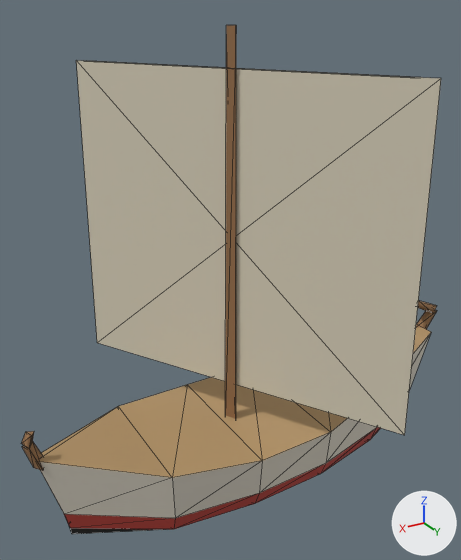
An edit to the glTF model public/harbour/kit/hull_usd_coaster_small_lod.glb, drawn before and after from the same camera.
Camera for both pictures: a 50 mm camera at (6.83, 10.14, 9.56) aimed at (0.5, -0.42, 4.29). Arrows for +X, +Y and +Z are at lower right; the lights stay in place. The picture after the commit comes second. Mesh edges are drawn as thin lines. Where no turn or scale is listed for an object, it has been applied to the vertices. Vertices at exactly the same position are counted once.

Script lines for the objects in view, before the commit:
```python
me_lod = bpy.data.meshes.new('lod')
me_lod.from_pydata(...)  # 86 vertices, 129 faces; spans x -5.33..5.33, y -3.24..3.24, z -5.57..4.48
me_lod.materials.append(mat_hb_opaque)
ob_lod = bpy.data.objects.new('lod', me_lod)
ob_lod.location = (-0.15, 0.0, 4.77)
```
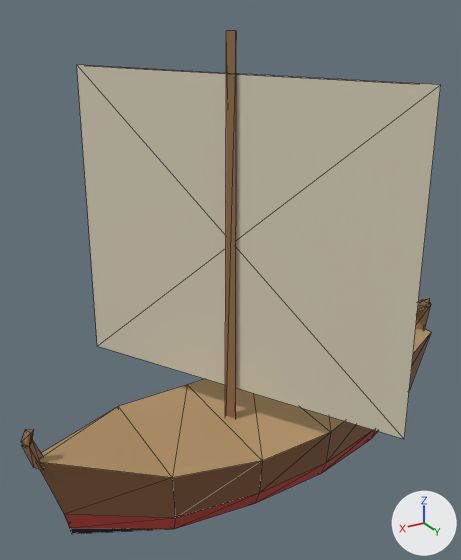
Where the newer file only moved an object's origin or applied its transform, the numbers keep the older frame.

Pixel boxes (x1, y1, x2, y2) of what changed, in the pictures (461 x 560 px; the box of a moved part takes in the faces that stretch with it):
```json
{"object": "lod", "change": "reshaped", "before": [21, 25, 441, 534], "after": [21, 31, 440, 534]}
{"part": 1, "of": "me_lod", "change": "moved or reshaped", "before": [416, 309, 437, 329], "after": [416, 302, 431, 330]}
{"part": 2, "of": "me_lod", "change": "moved or reshaped", "before": [225, 25, 236, 419], "after": [225, 31, 236, 419]}
{"part": 3, "of": "me_lod", "change": "moved or reshaped", "before": [76, 60, 441, 435], "after": [77, 65, 440, 439]}
{"part": 4, "of": "me_lod", "change": "moved or reshaped", "before": [418, 301, 437, 313], "after": [417, 298, 430, 311]}
{"part": 5, "of": "me_lod", "change": "recoloured", "before": [40, 333, 431, 518], "after": [40, 333, 431, 518], "on screen": "pale yellow to brown"}
```

Edits to the scene script, one JSON object a line:
```json
{"block": "me_lod", "where": "# used by ob_lod; location = (-0.15, 0.0, 4.77)"}
{"op": "remove", "block": "me_lod", "code": "me_lod.from_pydata(...)  # 86 vertices, 129 faces; spans x -5.33..5.33, y -3.24..3.24, z -5.57..4.48"}
{"op": "add", "block": "me_lod", "code": "me_lod.from_pydata(...)  # 86 vertices, 130 faces; spans x -5.09..5.33, y -3.24..3.24, z -5.57..4.39"}
{"block": "me_lod", "change": "me_lod part 1: the loose piece of 6 vertices spanning x -5.33..-4.63, y -0.08..0.17, z -3.14..-2.37 is turned 24.7 degrees about the y axis through its middle and scaled by 1.15, then moved by (0.13, 0.01, 0.13)"}
{"block": "me_lod", "change": "me_lod part 2: the loose piece of 6 vertices spanning x 0.71..0.99, y -0.08..0.16, z -3.97..4.48 is moved by (0.0, 0.0, -0.09)"}
{"block": "me_lod", "change": "me_lod part 3: the loose piece of 4 vertices spanning x -1.02..2.72, y -3.24..3.24, z -2.72..3.78 is moved by (0.0, 0.0, -0.09)"}
{"block": "me_lod", "change": "me_lod part 4"}
{"op": "set", "path": "me_lod.vertices[59].co", "old": "(-5.24, -0.14, -2.44)", "new": "(-4.97, -0.15, -2.18)", "note": "not seen -> pixel (422, 299)"}
{"op": "set", "path": "me_lod.vertices[60].co", "old": "(-5.19, 0.07, -2.55)", "new": "(-4.98, 0.08, -2.31)"}
{"op": "set", "path": "me_lod.vertices[61].co", "old": "(-4.5, 0.05, -2.18)", "new": "(-4.47, 0.06, -2.3)"}
{"op": "set", "path": "me_lod.vertices[62].co", "old": "(-4.54, -0.1, -2.1)", "new": "(-4.46, -0.11, -2.21)"}
{"op": "set", "path": "me_lod.vertices[63].co", "old": "(-5.29, 0.07, -2.34)", "new": "(-4.96, 0.08, -2.05)", "note": "pixel (437, 305) -> pixel (429, 298)"}
{"op": "set", "path": "me_lod.vertices[64].co", "old": "(-4.58, 0.05, -2.02)", "new": "(-4.46, 0.06, -2.11)", "note": "pixel (418, 300) -> not seen"}
{"block": "me_lod", "change": "me_lod part 5: 25 kept faces spanning x -4.85..5.15, y -1.63..1.63, z -5.05..-2.85 get new vertex colours; the middle colour goes from pale yellow #e7e0d0 to brown #895d3b"}
{"block": "me_lod", "change": "other edits to the shape of me_lod do not show in these pictures"}
```
